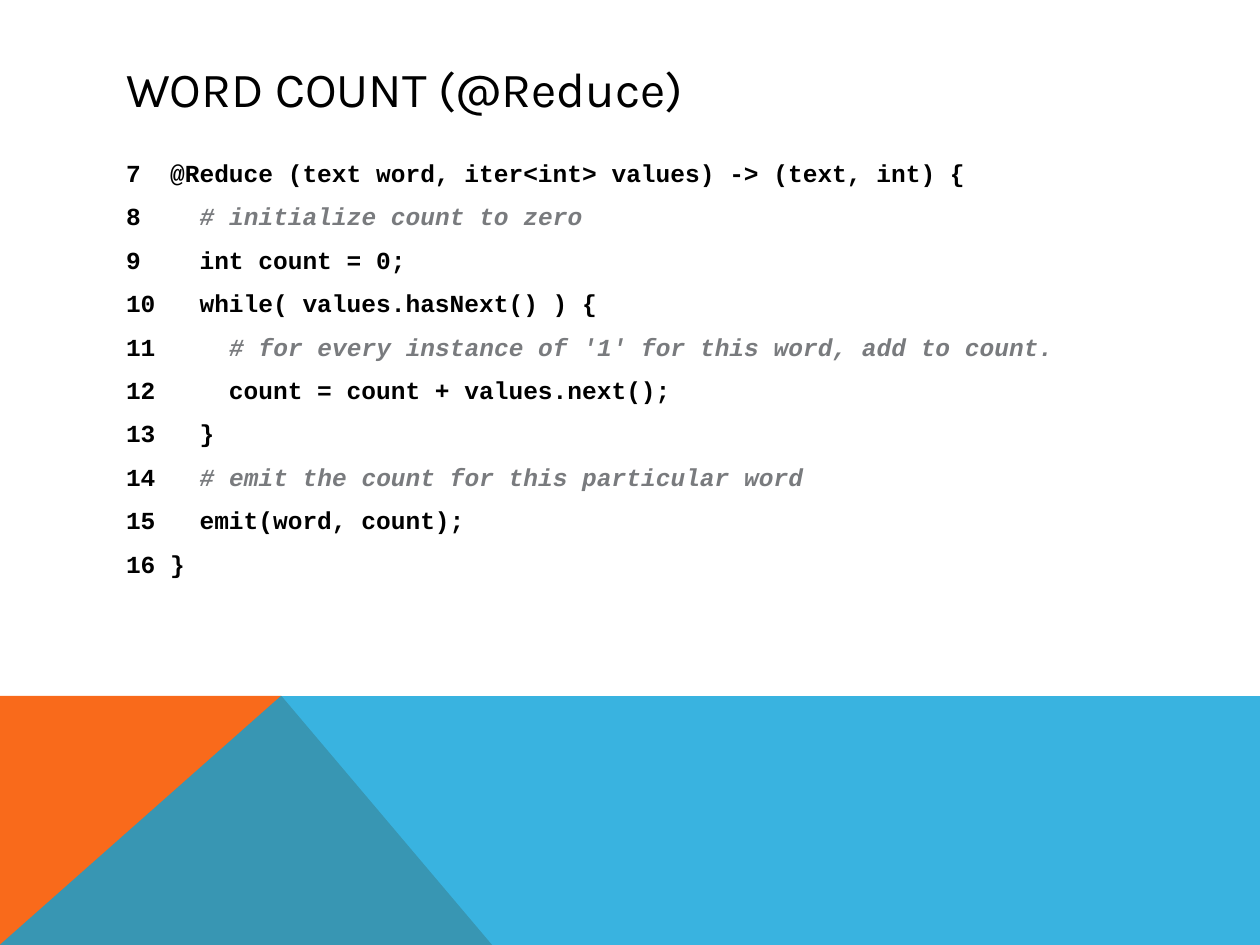
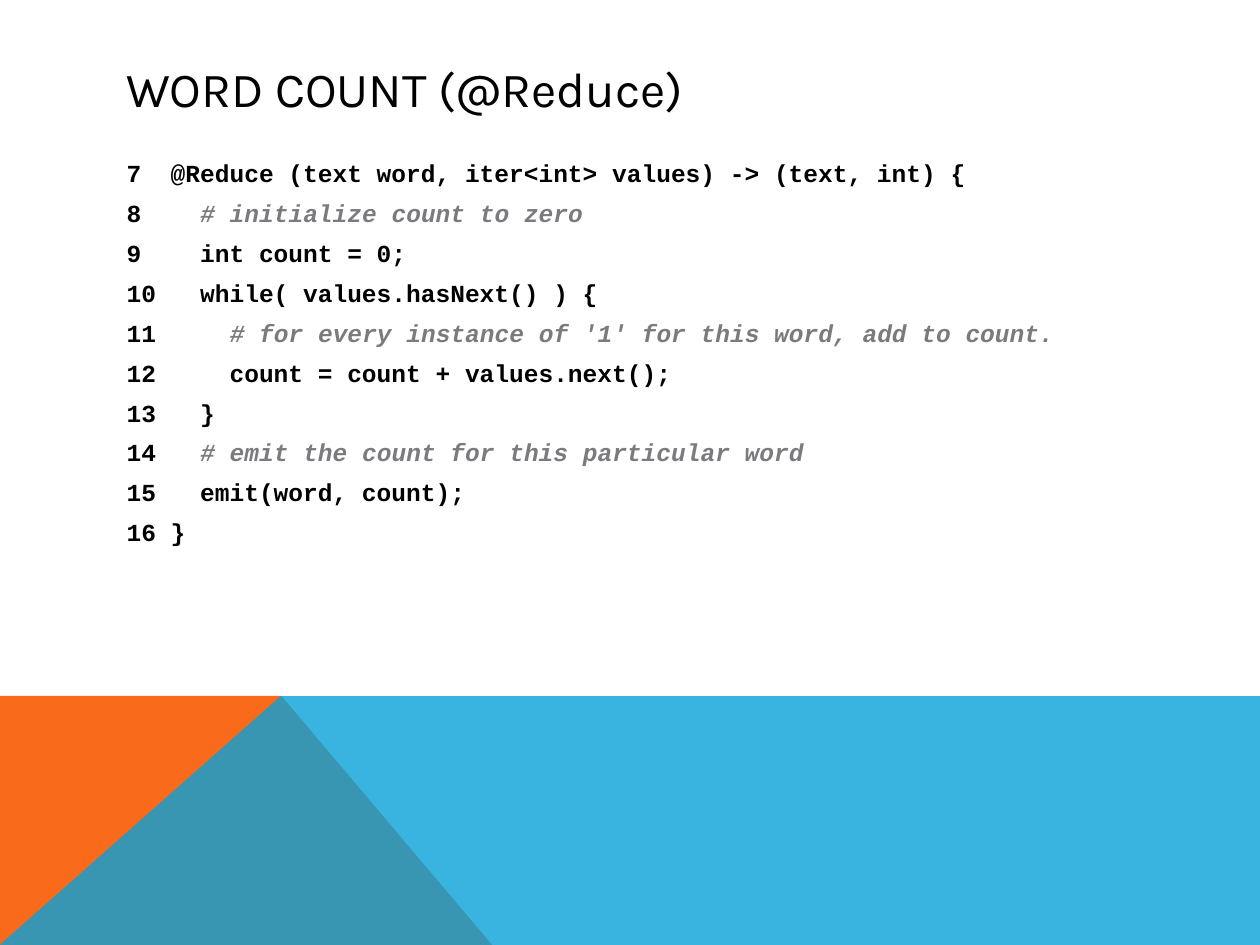
Before and after one commit to smessing/Hog, a slide deck: slide 10 of demo/demo.pptx (slide 6 before the commit). Drawn at 1260x945 pixels with LibreOffice and Linux fonts; fonts in the diff are those of the drawing. Boxes give left, top, right and bottom in pixels: in the first picture for what was removed or moved away, otherwise in the second. Text is boxed around its words. In the diff, an @@ line names an element or a change of style, - is before the commit and + after.

```diff
--- a/demo/demo.pptx
+++ b/demo/demo.pptx
@@ text "7 @Reduce (text word, iter<int> ..." at box(127, 164, 1054, 542): less space between paragraphs @@
```
Also in this commit, not shown: 3 other slides changed, 7 slides added.
